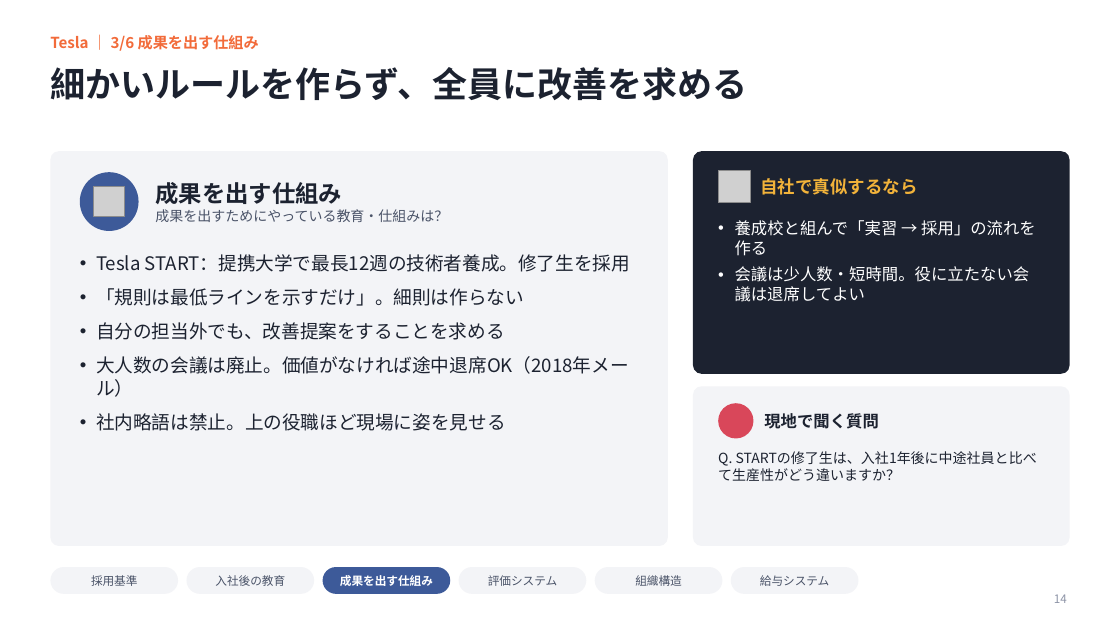
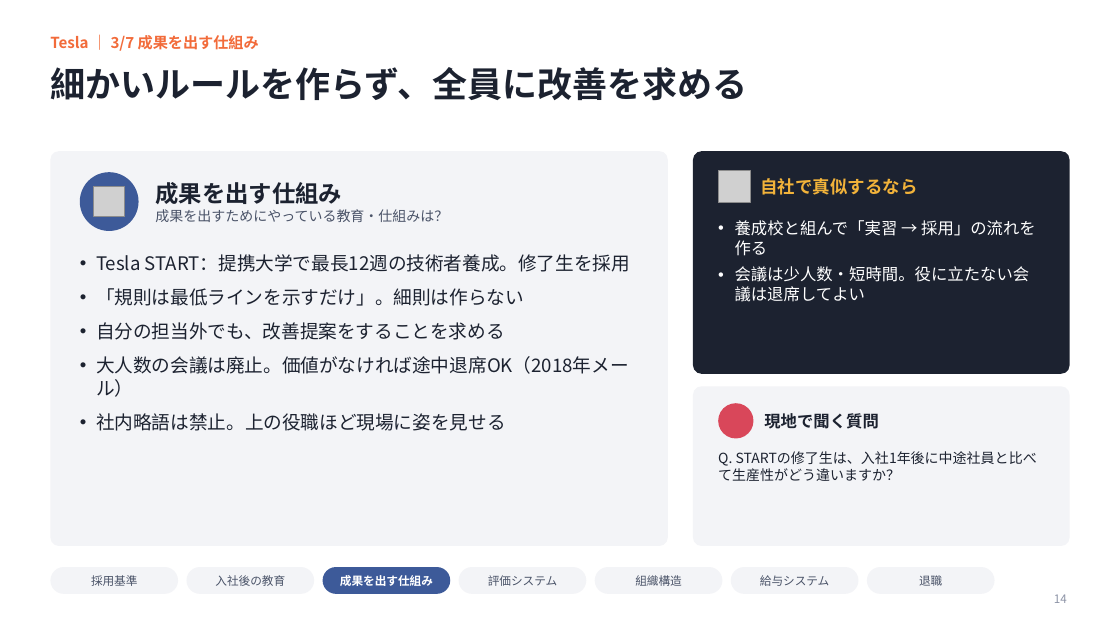
Before and after one commit to ktarpt-spec/-, a slide deck: slide 14 of シリコンバレー企業見学_まとめ_2026年10月.pptx. Drawn at 1120x630 pixels with LibreOffice and Linux fonts; fonts in the diff are those of the drawing; grey boxes stand for pictures; background and template pictures are left out. Boxes give left, top, right and bottom in pixels: in the first picture for what was removed or moved away, otherwise in the second. Text is boxed around its words. In the diff, an @@ line names an element or a change of style, - is before the commit and + after.

```diff
--- a/シリコンバレー企業見学_まとめ_2026年10月.pptx
+++ b/シリコンバレー企業見学_まとめ_2026年10月.pptx
@@ text at [50, 35, 259, 51]: text changed @@
-Tesla ｜ 3/6 成果を出す仕組み
+Tesla ｜ 3/7 成果を出す仕組み
@@ rounded rectangle added at [867, 567, 995, 594], fill #F3F4F7 @@
@@ text added at [919, 575, 942, 586], 10 pt, text #4A5368 @@
+退職
```
Also in this commit, not shown: 17 other slides changed, 3 slides added.
